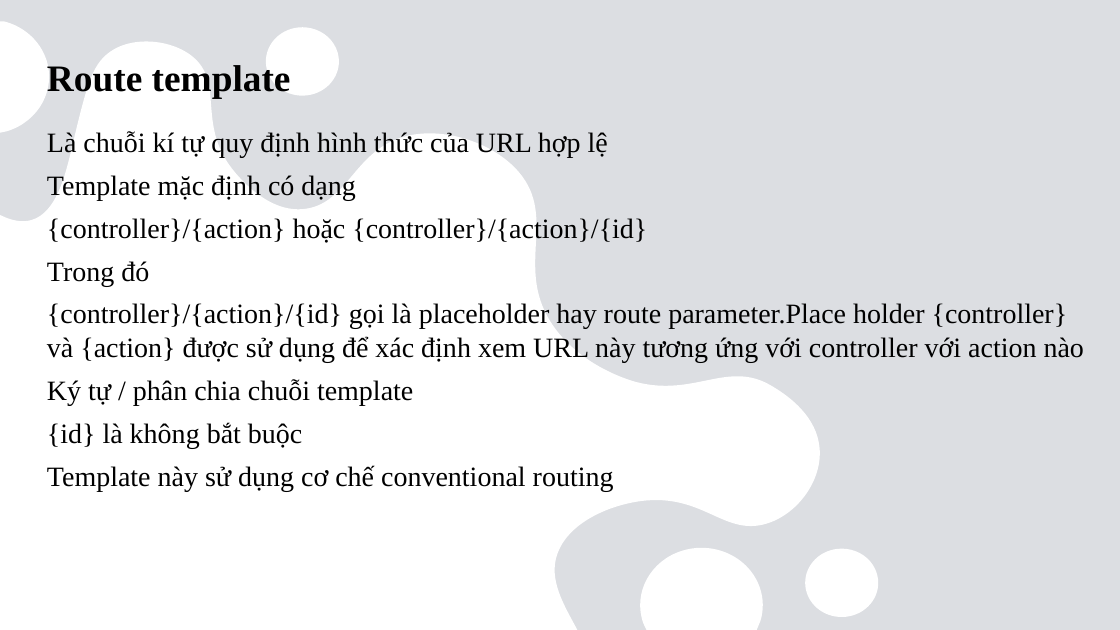
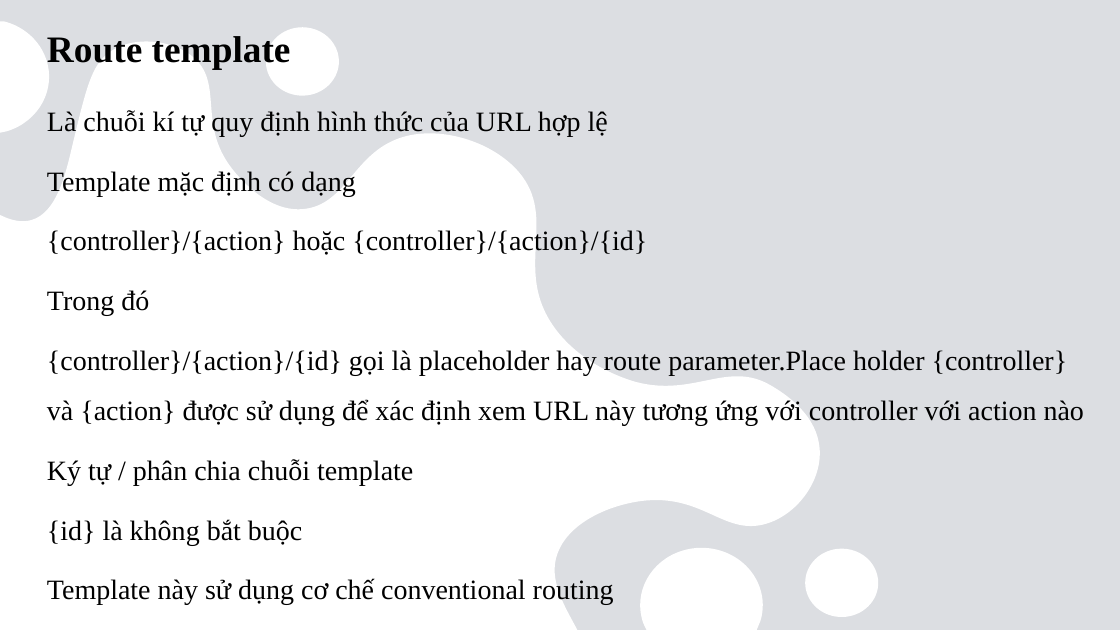
Before and after one commit to ngocson1603/khoaluanword, a slide deck: slide 56 of thuctapword/Báo cáo.pptx. Drawn at 1120x630 pixels with LibreOffice and Linux fonts; fonts in the diff are those of the drawing. Boxes give left, top, right and bottom in pixels: in the first picture for what was removed or moved away, otherwise in the second. Text is boxed around its words. In the diff, an @@ line names an element or a change of style, - is before the commit and + after.

```diff
--- a/thuctapword/Báo cáo.pptx
+++ b/thuctapword/Báo cáo.pptx
@@ title "Route template": place and size @@
-title "Route template" at <box>47,65,291,98</box>
+title "Route template" at <box>47,36,291,69</box>
@@ text "Là chuỗi kí tự quy ...": place and size @@
-text "Là chuỗi kí tự quy ..." at <box>47,131,1084,491</box>
+text "Là chuỗi kí tự quy ..." at <box>47,110,1084,605</box>
@@ text "Là chuỗi kí tự quy ..." at <box>47,110,1084,605</box>: line spacing 1 to 1.5 @@
```
Also in this commit, not shown: 34 other slides changed, 2 other files.
